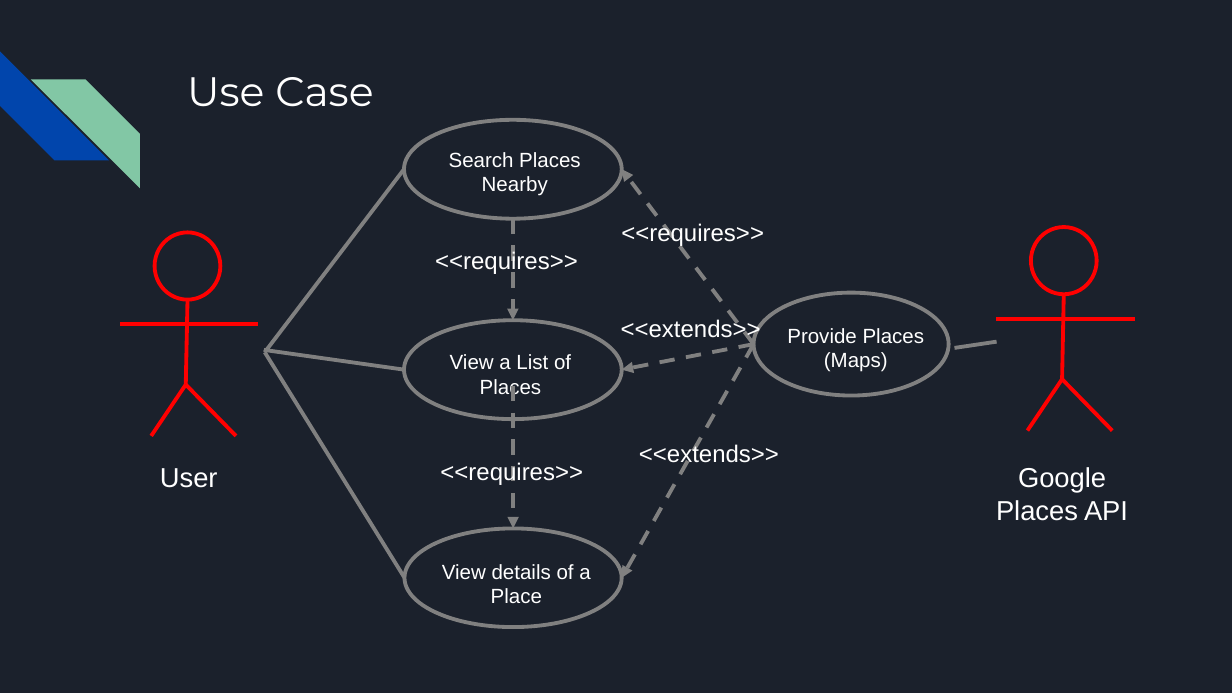
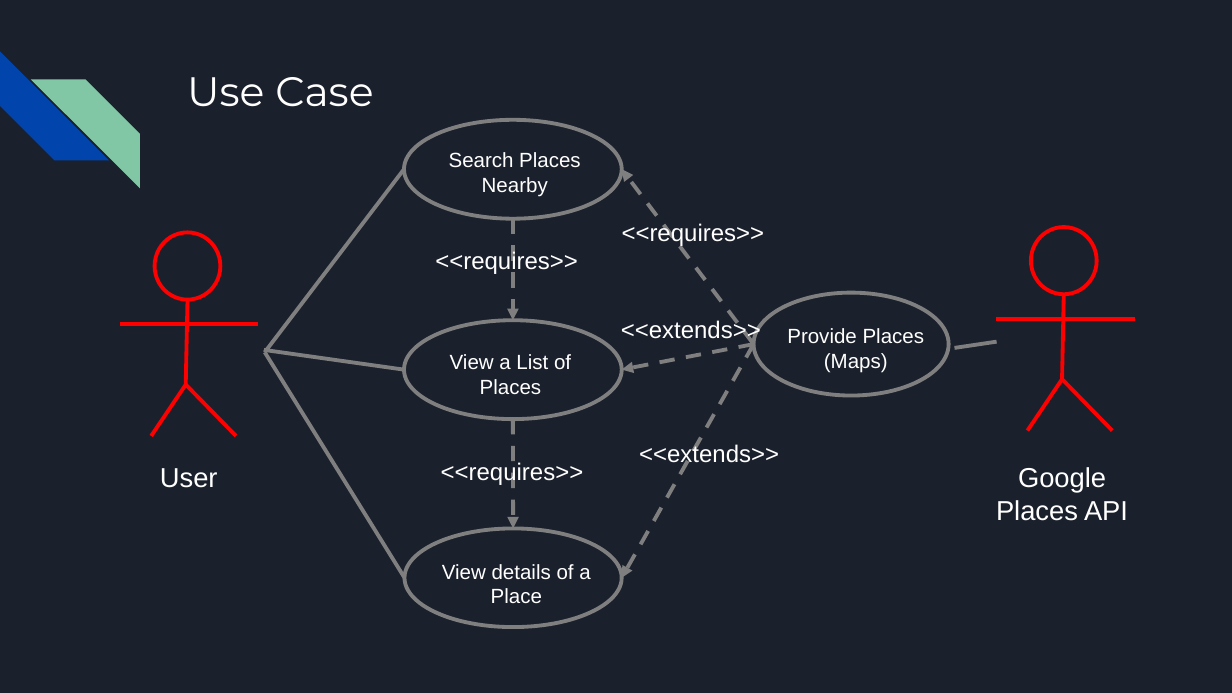
Before and after one commit to brianj-kim/ENSE-374-Project, a slide deck: slide 8 of Milestone#2 Reportouts/Milestone 2 report (WIP).pptx. Drawn at 1232x693 pixels with LibreOffice and Linux fonts; fonts in the diff are those of the drawing. Boxes give left, top, right and bottom in pixels: in the first picture for what was removed or moved away, otherwise in the second. Text is boxed around its words. In the diff, an @@ line names an element or a change of style, - is before the commit and + after.

```diff
--- a/Milestone#2 Reportouts/Milestone 2 report (WIP).pptx
+++ b/Milestone#2 Reportouts/Milestone 2 report (WIP).pptx
@@ arrow (754, 344) - (622, 169): stroke #808080 2.25 pt dashed to #7F7F7F 2.25 pt dashed @@
@@ ellipse at [404, 320, 622, 419]: outline #808080 2.25 pt to #7F7F7F 2.25 pt @@
@@ text "View a List of Places" rewrapped from [450, 354, 571, 399] to [450, 354, 571, 394] @@
@@ arrow moved from (514, 386) - (514, 529) to (513, 419) - (513, 529) @@
@@ arrow (513, 419) - (513, 529): stroke #808080 2.25 pt dashed to #7F7F7F 2.25 pt dashed @@
```
Also in this commit, not shown: 9 other slides changed, 3 slides added, 2 slides removed.
